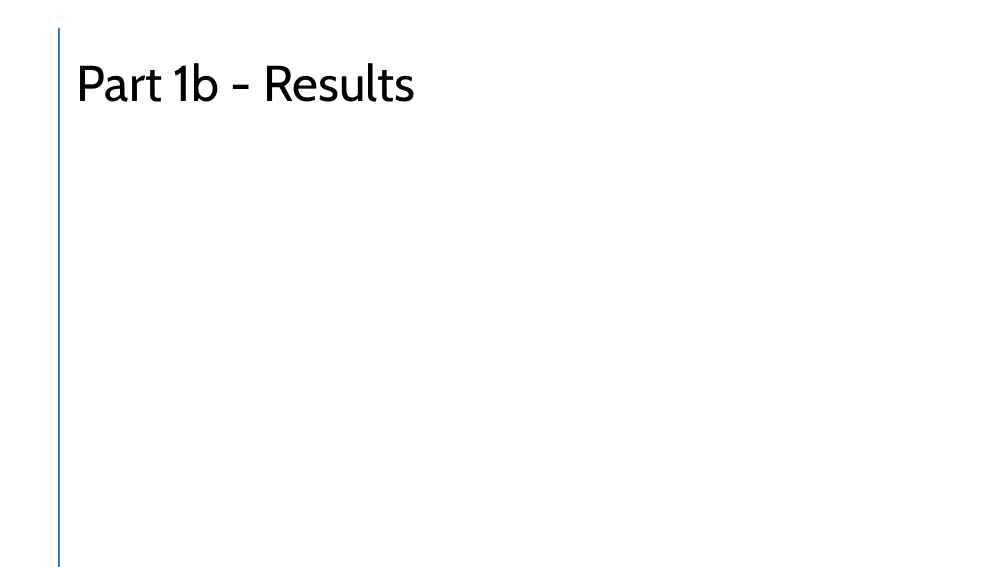
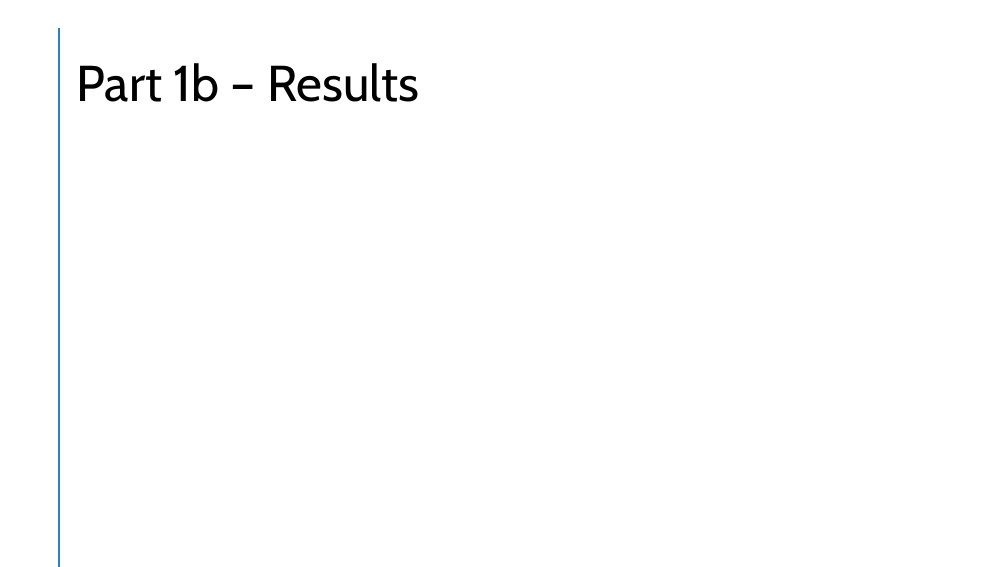
Before and after one commit to jtmilleer/aml_project, a slide deck: slide 5 of Documentation/Final Presentation.pptx. Drawn at 1008x567 pixels with LibreOffice and Linux fonts; fonts in the diff are those of the drawing. Boxes give left, top, right and bottom in pixels: in the first picture for what was removed or moved away, otherwise in the second. Text is boxed around its words. In the diff, an @@ line names an element or a change of style, - is before the commit and + after.

```diff
--- a/Documentation/Final Presentation.pptx
+++ b/Documentation/Final Presentation.pptx
@@ title at [77, 63, 419, 102]: text changed @@
-Part 1b - Results
+Part 1b – Results
```
Also in this commit, not shown: 4 other slides changed.
